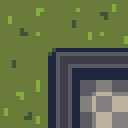
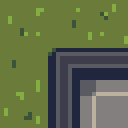
Revision of a layered 128×128 image; what changed, layer by layer:
painted on "herbe" over [24, 12, 108, 36]
painted on "Arrière-plan" over [80, 80, 128, 128]
